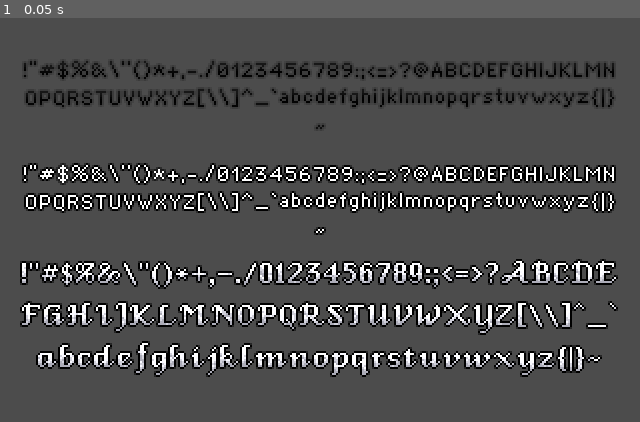
Above: before the commit, frame 1.
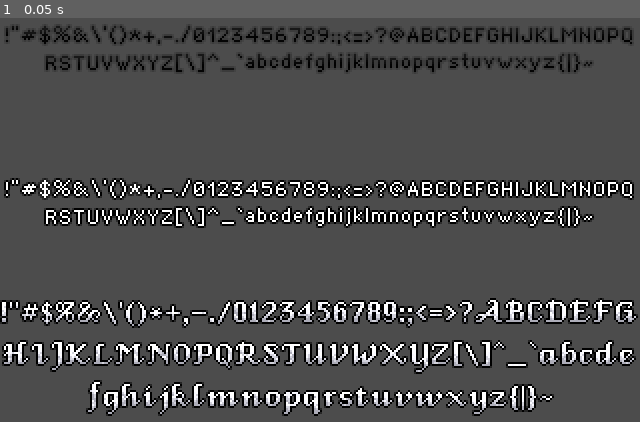
Above: after the commit, the same moment.

Repository: rakkarage/PixelInterface
Game: Godot game, scene res://Fonts.tscn
The game is run twice, just before and just after one commit, with the same random seed, the same clock (stepped at 60 frames per second) and the same inputs.
Inputs:
- Up to frame 1 (0.05 s): no input

The runs differ from the first frame. In frame 1, 30% of the frame differs, in the area x 0-100%, y 1-99%.

Commit message:
x

Diff:
--- a/Fonts.tscn
+++ b/Fonts.tscn
@@ -19,22 +19,25 @@
 }
 
 [node name="VBoxContainer" type="VBoxContainer" parent="CenterContainer"]
-margin_left = 20.0
-margin_top = 86.0
-margin_right = 620.0
-margin_bottom = 394.0
+margin_top = 11.0
+margin_right = 640.0
+margin_bottom = 469.0
 
 [node name="Control1" type="Control" parent="CenterContainer/VBoxContainer"]
-margin_right = 600.0
-margin_bottom = 100.0
-rect_min_size = Vector2( 600, 100 )
+margin_right = 640.0
+margin_bottom = 150.0
+rect_min_size = Vector2( 640, 150 )
+size_flags_horizontal = 3
+size_flags_vertical = 3
 
 [node name="Label" type="Label" parent="CenterContainer/VBoxContainer/Control1"]
-margin_right = 300.0
-margin_bottom = 50.0
+margin_right = 320.0
+margin_bottom = 75.0
 rect_scale = Vector2( 2, 2 )
+size_flags_horizontal = 3
+size_flags_vertical = 3
 custom_fonts/font = ExtResource( 3 )
-text = "!\"#$%&\\''()*+,-./0123456789:;<=>?@ABCDEFGHIJKLMNOPQRSTUVWXYZ[\\\\]^_`abcdefghijklmnopqrstuvwxyz{|}~"
+text = "!\"#$%&\\'()*+,-./0123456789:;<=>?@ABCDEFGHIJKLMNOPQRSTUVWXYZ[\\]^_`abcdefghijklmnopqrstuvwxyz{|}~"
 align = 1
 valign = 1
 autowrap = true
@@ -43,17 +46,21 @@
 }
 
 [node name="Control2" type="Control" parent="CenterContainer/VBoxContainer"]
-margin_top = 104.0
-margin_right = 600.0
-margin_bottom = 204.0
-rect_min_size = Vector2( 600, 100 )
+margin_top = 154.0
+margin_right = 640.0
+margin_bottom = 304.0
+rect_min_size = Vector2( 640, 150 )
+size_flags_horizontal = 3
+size_flags_vertical = 3
 
 [node name="Label" type="Label" parent="CenterContainer/VBoxContainer/Control2"]
-margin_right = 300.0
-margin_bottom = 50.0
+margin_right = 320.0
+margin_bottom = 75.0
 rect_scale = Vector2( 2, 2 )
+size_flags_horizontal = 3
+size_flags_vertical = 3
 custom_fonts/font = ExtResource( 2 )
-text = "!\"#$%&\\''()*+,-./0123456789:;<=>?@ABCDEFGHIJKLMNOPQRSTUVWXYZ[\\\\]^_`abcdefghijklmnopqrstuvwxyz{|}~"
+text = "!\"#$%&\\'()*+,-./0123456789:;<=>?@ABCDEFGHIJKLMNOPQRSTUVWXYZ[\\]^_`abcdefghijklmnopqrstuvwxyz{|}~"
 align = 1
 valign = 1
 autowrap = true
@@ -62,17 +69,21 @@
 }
 
 [node name="Control3" type="Control" parent="CenterContainer/VBoxContainer"]
-margin_top = 208.0
-margin_right = 600.0
-margin_bottom = 308.0
-rect_min_size = Vector2( 600, 100 )
+margin_top = 308.0
+margin_right = 640.0
+margin_bottom = 458.0
+rect_min_size = Vector2( 640, 150 )
+size_flags_horizontal = 3
+size_flags_vertical = 3
 
 [node name="Label" type="Label" parent="CenterContainer/VBoxContainer/Control3"]
-margin_right = 300.0
-margin_bottom = 50.0
+margin_right = 320.0
+margin_bottom = 75.0
 rect_scale = Vector2( 2, 2 )
+size_flags_horizontal = 3
+size_flags_vertical = 3
 custom_fonts/font = ExtResource( 1 )
-text = "!\"#$%&\\''()*+,-./0123456789:;<=>?@ABCDEFGHIJKLMNOPQRSTUVWXYZ[\\\\]^_`abcdefghijklmnopqrstuvwxyz{|}~"
+text = "!\"#$%&\\'()*+,-./0123456789:;<=>?@ABCDEFGHIJKLMNOPQRSTUVWXYZ[\\]^_`abcdefghijklmnopqrstuvwxyz{|}~"
 align = 1
 valign = 1
 autowrap = true
--- /dev/null
+++ b/Theme.tres
@@ -0,0 +1,477 @@
+[gd_resource type="Theme" load_steps=13 format=2]
+
+[ext_resource path="res://Sprite/Stone.png" type="Texture" id=1]
+[ext_resource path="res://Sprite/Button2.png" type="Texture" id=2]
+[ext_resource path="res://Sprite/Button1.png" type="Texture" id=3]
+[ext_resource path="res://Sprite/Button0.png" type="Texture" id=4]
+[ext_resource path="res://Font/Venice.fnt" type="BitmapFont" id=5]
+
+[sub_resource type="StyleBoxTexture" id=1]
+texture = ExtResource( 3 )
+region_rect = Rect2( 0, 0, 32, 32 )
+margin_left = 10.0
+margin_right = 10.0
+margin_top = 14.0
+margin_bottom = 14.0
+
+[sub_resource type="StyleBoxTexture" id=2]
+texture = ExtResource( 4 )
+region_rect = Rect2( 0, 0, 32, 32 )
+margin_left = 10.0
+margin_right = 10.0
+margin_top = 14.0
+margin_bottom = 14.0
+
+[sub_resource type="StyleBoxTexture" id=3]
+texture = ExtResource( 4 )
+region_rect = Rect2( 0, 0, 32, 32 )
+margin_left = 10.0
+margin_right = 10.0
+margin_top = 14.0
+margin_bottom = 14.0
+
+[sub_resource type="StyleBoxTexture" id=4]
+texture = ExtResource( 3 )
+region_rect = Rect2( 0, 0, 32, 32 )
+margin_left = 10.0
+margin_right = 10.0
+margin_top = 14.0
+margin_bottom = 14.0
+
+[sub_resource type="StyleBoxTexture" id=5]
+texture = ExtResource( 2 )
+region_rect = Rect2( 0, 0, 32, 32 )
+margin_left = 10.0
+margin_right = 10.0
+margin_top = 14.0
+margin_bottom = 14.0
+
+[sub_resource type="StyleBoxTexture" id=6]
+texture = ExtResource( 2 )
+region_rect = Rect2( 0, 0, 32, 32 )
+
+[sub_resource type="StyleBoxTexture" id=7]
+texture = ExtResource( 1 )
+region_rect = Rect2( 0, 0, 64, 64 )
+margin_left = 30.0
+margin_right = 30.0
+margin_top = 30.0
+margin_bottom = 30.0
+
+[resource]
+default_font = ExtResource( 5 )
+Button/colors/font_color = Color( 0.88, 0.88, 0.88, 1 )
+Button/colors/font_color_disabled = Color( 0.9, 0.9, 0.9, 0.2 )
+Button/colors/font_color_hover = Color( 0.94, 0.94, 0.94, 1 )
+Button/colors/font_color_pressed = Color( 1, 1, 1, 1 )
+Button/constants/hseparation = 2
+Button/fonts/font = null
+Button/styles/disabled = SubResource( 1 )
+Button/styles/focus = SubResource( 2 )
+Button/styles/hover = SubResource( 3 )
+Button/styles/normal = SubResource( 4 )
+Button/styles/pressed = SubResource( 5 )
+CheckBox/colors/font_color = Color( 0.88, 0.88, 0.88, 1 )
+CheckBox/colors/font_color_disabled = Color( 0.9, 0.9, 0.9, 0.2 )
+CheckBox/colors/font_color_hover = Color( 0.94, 0.94, 0.94, 1 )
+CheckBox/colors/font_color_hover_pressed = Color( 1, 1, 1, 1 )
+CheckBox/colors/font_color_pressed = Color( 1, 1, 1, 1 )
+CheckBox/constants/check_vadjust = 0
+CheckBox/constants/hseparation = 4
+CheckBox/fonts/font = null
+CheckBox/icons/checked = null
+CheckBox/icons/radio_checked = null
+CheckBox/icons/radio_unchecked = null
+CheckBox/icons/unchecked = null
+CheckBox/styles/disabled = SubResource( 6 )
+CheckBox/styles/focus = null
+CheckBox/styles/hover = null
+CheckBox/styles/hover_pressed = null
+CheckBox/styles/normal = null
+CheckBox/styles/pressed = null
+CheckButton/colors/font_color = Color( 0.88, 0.88, 0.88, 1 )
+CheckButton/colors/font_color_disabled = Color( 0.9, 0.9, 0.9, 0.2 )
+CheckButton/colors/font_color_hover = Color( 0.94, 0.94, 0.94, 1 )
+CheckButton/colors/font_color_hover_pressed = Color( 1, 1, 1, 1 )
+CheckButton/colors/font_color_pressed = Color( 1, 1, 1, 1 )
+CheckButton/constants/check_vadjust = 0
+CheckButton/constants/hseparation = 4
+CheckButton/fonts/font = null
+CheckButton/icons/off = null
+CheckButton/icons/off_disabled = null
+CheckButton/icons/on = null
+CheckButton/icons/on_disabled = null
+CheckButton/styles/disabled = null
+CheckButton/styles/focus = null
+CheckButton/styles/hover = null
+CheckButton/styles/hover_pressed = null
+CheckButton/styles/normal = null
+CheckButton/styles/pressed = null
+ColorPicker/constants/h_width = 30
+ColorPicker/constants/label_width = 10
+ColorPicker/constants/margin = 4
+ColorPicker/constants/sv_height = 256
+ColorPicker/constants/sv_width = 256
+ColorPicker/icons/add_preset = null
+ColorPicker/icons/color_hue = null
+ColorPicker/icons/color_sample = null
+ColorPicker/icons/overbright_indicator = null
+ColorPicker/icons/preset_bg = null
+ColorPicker/icons/screen_picker = null
+ColorPickerButton/colors/font_color = Color( 1, 1, 1, 1 )
+ColorPickerButton/colors/font_color_disabled = Color( 0.9, 0.9, 0.9, 0.3 )
+ColorPickerButton/colors/font_color_hover = Color( 1, 1, 1, 1 )
+ColorPickerButton/colors/font_color_pressed = Color( 0.8, 0.8, 0.8, 1 )
+ColorPickerButton/constants/hseparation = 2
+ColorPickerButton/fonts/font = null
+ColorPickerButton/icons/bg = null
+ColorPickerButton/styles/disabled = null
+ColorPickerButton/styles/focus = null
+ColorPickerButton/styles/hover = null
+ColorPickerButton/styles/normal = null
+ColorPickerButton/styles/pressed = null
+Dialogs/constants/button_margin = 32
+Dialogs/constants/margin = 8
+FileDialog/colors/files_disabled = Color( 0, 0, 0, 0.7 )
+FileDialog/colors/folder_icon_modulate = Color( 1, 1, 1, 1 )
+FileDialog/icons/folder = null
+FileDialog/icons/parent_folder = null
+FileDialog/icons/reload = null
+FileDialog/icons/toggle_hidden = null
+Fonts/fonts/large = null
+Fonts/fonts/normal = null
+GraphEdit/colors/activity = Color( 1, 1, 1, 1 )
+GraphEdit/colors/grid_major = Color( 1, 1, 1, 0.2 )
+GraphEdit/colors/grid_minor = Color( 1, 1, 1, 0.05 )
+GraphEdit/colors/selection_fill = Color( 1, 1, 1, 0.3 )
+GraphEdit/colors/selection_stroke = Color( 1, 1, 1, 0.8 )
+GraphEdit/constants/bezier_len_neg = 160
+GraphEdit/constants/bezier_len_pos = 80
+GraphEdit/constants/port_grab_distance_horizontal = 48
+GraphEdit/constants/port_grab_distance_vertical = 6
+GraphEdit/icons/minus = null
+GraphEdit/icons/more = null
+GraphEdit/icons/reset = null
+GraphEdit/icons/snap = null
+GraphEdit/styles/bg = null
+GraphNode/colors/close_color = Color( 0, 0, 0, 1 )
+GraphNode/colors/resizer_color = Color( 0, 0, 0, 1 )
+GraphNode/colors/title_color = Color( 0, 0, 0, 1 )
+GraphNode/constants/close_offset = 18
+GraphNode/constants/port_offset = 3
+GraphNode/constants/separation = 1
+GraphNode/constants/title_offset = 20
+GraphNode/fonts/title_font = null
+GraphNode/icons/close = null
+GraphNode/icons/port = null
+GraphNode/icons/resizer = null
+GraphNode/styles/breakpoint = null
+GraphNode/styles/comment = null
+GraphNode/styles/commentfocus = null
+GraphNode/styles/defaultfocus = null
+GraphNode/styles/defaultframe = null
+GraphNode/styles/frame = null
+GraphNode/styles/position = null
+GraphNode/styles/selectedframe = null
+GridContainer/constants/hseparation = 4
+GridContainer/constants/vseparation = 4
+HBoxContainer/constants/separation = 4
+HScrollBar/icons/decrement = null
+HScrollBar/icons/decrement_highlight = null
+HScrollBar/icons/increment = null
+HScrollBar/icons/increment_highlight = null
+HScrollBar/styles/grabber = null
+HScrollBar/styles/grabber_highlight = null
+HScrollBar/styles/grabber_pressed = null
+HScrollBar/styles/scroll = null
+HScrollBar/styles/scroll_focus = null
+HSeparator/constants/separation = 4
+HSeparator/styles/separator = null
+HSlider/icons/grabber = null
+HSlider/icons/grabber_disabled = null
+HSlider/icons/grabber_highlight = null
+HSlider/icons/tick = null
+HSlider/styles/grabber_area = null
+HSlider/styles/slider = null
+HSplitContainer/constants/autohide = 1
+HSplitContainer/constants/separation = 12
+HSplitContainer/icons/grabber = null
+HSplitContainer/styles/bg = null
+Icons/icons/close = null
+ItemList/colors/font_color = Color( 0.63, 0.63, 0.63, 1 )
+ItemList/colors/font_color_selected = Color( 1, 1, 1, 1 )
+ItemList/colors/guide_color = Color( 0, 0, 0, 0.1 )
+ItemList/constants/hseparation = 4
+ItemList/constants/icon_margin = 4
+ItemList/constants/line_separation = 2
+ItemList/constants/vseparation = 2
+ItemList/fonts/font = null
+ItemList/styles/bg = null
+ItemList/styles/bg_focus = null
+ItemList/styles/cursor = null
+ItemList/styles/cursor_unfocused = null
+ItemList/styles/selected = null
+ItemList/styles/selected_focus = null
+Label/colors/font_color = Color( 1, 1, 1, 1 )
+Label/colors/font_color_shadow = Color( 0, 0, 0, 0 )
+Label/colors/font_outline_modulate = Color( 1, 1, 1, 1 )
+Label/constants/line_spacing = 3
+Label/constants/shadow_as_outline = 0
+Label/constants/shadow_offset_x = 1
+Label/constants/shadow_offset_y = 1
+Label/fonts/font = null
+Label/styles/normal = null
+LineEdit/colors/clear_button_color = Color( 0.88, 0.88, 0.88, 1 )
+LineEdit/colors/clear_button_color_pressed = Color( 1, 1, 1, 1 )
+LineEdit/colors/cursor_color = Color( 0.94, 0.94, 0.94, 1 )
+LineEdit/colors/font_color = Color( 0.88, 0.88, 0.88, 1 )
+LineEdit/colors/font_color_selected = Color( 0, 0, 0, 1 )
+LineEdit/colors/font_color_uneditable = Color( 0.88, 0.88, 0.88, 0.5 )
+LineEdit/colors/selection_color = Color( 0.49, 0.49, 0.49, 1 )
+LineEdit/constants/minimum_spaces = 12
+LineEdit/fonts/font = null
+LineEdit/icons/clear = null
+LineEdit/styles/focus = null
+LineEdit/styles/normal = null
+LineEdit/styles/read_only = null
+LinkButton/colors/font_color = Color( 0.88, 0.88, 0.88, 1 )
+LinkButton/colors/font_color_hover = Color( 0.94, 0.94, 0.94, 1 )
+LinkButton/colors/font_color_pressed = Color( 1, 1, 1, 1 )
+LinkButton/constants/underline_spacing = 2
+LinkButton/fonts/font = null
+LinkButton/styles/focus = null
+MarginContainer/constants/margin_bottom = 0
+MarginContainer/constants/margin_left = 0
+MarginContainer/constants/margin_right = 0
+MarginContainer/constants/margin_top = 0
+MenuButton/colors/font_color = Color( 0.88, 0.88, 0.88, 1 )
+MenuButton/colors/font_color_disabled = Color( 1, 1, 1, 0.3 )
+MenuButton/colors/font_color_hover = Color( 0.94, 0.94, 0.94, 1 )
+MenuButton/colors/font_color_pressed = Color( 1, 1, 1, 1 )
+MenuButton/constants/hseparation = 3
+MenuButton/fonts/font = null
+MenuButton/styles/disabled = null
+MenuButton/styles/focus = null
+MenuButton/styles/hover = null
+MenuButton/styles/normal = null
+MenuButton/styles/pressed = null
+OptionButton/colors/font_color = Color( 0.88, 0.88, 0.88, 1 )
+OptionButton/colors/font_color_disabled = Color( 0.9, 0.9, 0.9, 0.2 )
+OptionButton/colors/font_color_hover = Color( 0.94, 0.94, 0.94, 1 )
+OptionButton/colors/font_color_pressed = Color( 1, 1, 1, 1 )
+OptionButton/constants/arrow_margin = 2
+OptionButton/constants/hseparation = 2
+OptionButton/fonts/font = null
+OptionButton/icons/arrow = null
+OptionButton/styles/disabled = null
+OptionButton/styles/focus = null
+OptionButton/styles/hover = null
+OptionButton/styles/normal = null
+OptionButton/styles/pressed = null
+Panel/styles/panel = SubResource( 7 )
+PanelContainer/styles/panel = null
+PopupDialog/styles/panel = null
+PopupMenu/colors/font_color = Color( 0.88, 0.88, 0.88, 1 )
+PopupMenu/colors/font_color_accel = Color( 0.7, 0.7, 0.7, 0.8 )
+PopupMenu/colors/font_color_disabled = Color( 0.4, 0.4, 0.4, 0.8 )
+PopupMenu/colors/font_color_hover = Color( 0.88, 0.88, 0.88, 1 )
+PopupMenu/constants/hseparation = 4
+PopupMenu/constants/vseparation = 4
+PopupMenu/fonts/font = null
+PopupMenu/icons/checked = null
+PopupMenu/icons/radio_checked = null
+PopupMenu/icons/radio_unchecked = null
+PopupMenu/icons/submenu = null
+PopupMenu/icons/unchecked = null
+PopupMenu/styles/hover = null
+PopupMenu/styles/labeled_separator_left = null
+PopupMenu/styles/labeled_separator_right = null
+PopupMenu/styles/panel = null
+PopupMenu/styles/panel_disabled = null
+PopupMenu/styles/separator = null
+PopupPanel/styles/panel = null
+ProgressBar/colors/font_color = Color( 0.94, 0.94, 0.94, 1 )
+ProgressBar/colors/font_color_shadow = Color( 0, 0, 0, 1 )
+ProgressBar/fonts/font = null
+ProgressBar/styles/bg = null
+ProgressBar/styles/fg = null
+RichTextLabel/colors/default_color = Color( 1, 1, 1, 1 )
+RichTextLabel/colors/font_color_selected = Color( 0.49, 0.49, 0.49, 1 )
+RichTextLabel/colors/font_color_shadow = Color( 0, 0, 0, 0 )
+RichTextLabel/colors/selection_color = Color( 0.1, 0.1, 1, 0.8 )
+RichTextLabel/constants/line_separation = 1
+RichTextLabel/constants/shadow_as_outline = 0
+RichTextLabel/constants/shadow_offset_x = 1
+RichTextLabel/constants/shadow_offset_y = 1
+RichTextLabel/constants/table_hseparation = 3
+RichTextLabel/constants/table_vseparation = 3
+RichTextLabel/fonts/bold_font = null
+RichTextLabel/fonts/bold_italics_font = null
+RichTextLabel/fonts/italics_font = null
+RichTextLabel/fonts/mono_font = null
+RichTextLabel/fonts/normal_font = null
+RichTextLabel/styles/focus = null
+RichTextLabel/styles/normal = null
+ScrollContainer/styles/bg = null
+SpinBox/icons/updown = null
+TabContainer/colors/font_color_bg = Color( 0.69, 0.69, 0.69, 1 )
+TabContainer/colors/font_color_disabled = Color( 0.9, 0.9, 0.9, 0.2 )
+TabContainer/colors/font_color_fg = Color( 0.94, 0.94, 0.94, 1 )
+TabContainer/constants/hseparation = 4
+TabContainer/constants/label_valign_bg = 2
+TabContainer/constants/label_valign_fg = 0
+TabContainer/constants/side_margin = 8
+TabContainer/constants/top_margin = 24
+TabContainer/fonts/font = null
+TabContainer/icons/decrement = null
+TabContainer/icons/decrement_highlight = null
+TabContainer/icons/increment = null
+TabContainer/icons/increment_highlight = null
+TabContainer/icons/menu = null
+TabContainer/icons/menu_highlight = null
+TabContainer/styles/panel = null
+TabContainer/styles/tab_bg = null
+TabContainer/styles/tab_disabled = null
+TabContainer/styles/tab_fg = null
+Tabs/colors/font_color_bg = Color( 0.69, 0.69, 0.69, 1 )
+Tabs/colors/font_color_disabled = Color( 0.9, 0.9, 0.9, 0.2 )
+Tabs/colors/font_color_fg = Color( 0.94, 0.94, 0.94, 1 )
+Tabs/constants/hseparation = 4
+Tabs/constants/label_valign_bg = 2
+Tabs/constants/label_valign_fg = 0
+Tabs/constants/top_margin = 24
+Tabs/fonts/font = null
+Tabs/icons/close = null
+Tabs/icons/decrement = null
+Tabs/icons/decrement_highlight = null
+Tabs/icons/increment = null
+Tabs/icons/increment_highlight = null
+Tabs/styles/button = null
+Tabs/styles/button_pressed = null
+Tabs/styles/panel = null
+Tabs/styles/tab_bg = null
+Tabs/styles/tab_disabled = null
+Tabs/styles/tab_fg = null
+TextEdit/colors/background_color = Color( 0, 0, 0, 0 )
+TextEdit/colors/bookmark_color = Color( 0.08, 0.49, 0.98, 1 )
+TextEdit/colors/brace_mismatch_color = Color( 1, 0.2, 0.2, 1 )
+TextEdit/colors/breakpoint_color = Color( 0.8, 0.8, 0.4, 0.2 )
+TextEdit/colors/caret_background_color = Color( 0, 0, 0, 1 )
+TextEdit/colors/caret_color = Color( 0.88, 0.88, 0.88, 1 )
+TextEdit/colors/code_folding_color = Color( 0.8, 0.8, 0.8, 0.8 )
+TextEdit/colors/completion_background_color = Color( 0.17, 0.16, 0.2, 1 )
+TextEdit/colors/completion_existing_color = Color( 0.87, 0.87, 0.87, 0.13 )
+TextEdit/colors/completion_font_color = Color( 0.67, 0.67, 0.67, 1 )
+TextEdit/colors/completion_scroll_color = Color( 1, 1, 1, 1 )
+TextEdit/colors/completion_selected_color = Color( 0.26, 0.26, 0.27, 1 )
+TextEdit/colors/current_line_color = Color( 0.25, 0.25, 0.26, 0.8 )
+TextEdit/colors/executing_line_color = Color( 0.2, 0.8, 0.2, 0.4 )
+TextEdit/colors/font_color = Color( 0.88, 0.88, 0.88, 1 )
+TextEdit/colors/font_color_readonly = Color( 0.88, 0.88, 0.88, 0.5 )
+TextEdit/colors/font_color_selected = Color( 0, 0, 0, 1 )
+TextEdit/colors/function_color = Color( 0.4, 0.64, 0.81, 1 )
+TextEdit/colors/line_number_color = Color( 0.67, 0.67, 0.67, 0.4 )
+TextEdit/colors/mark_color = Color( 1, 0.4, 0.4, 0.4 )
+TextEdit/colors/member_variable_color = Color( 0.9, 0.31, 0.35, 1 )
+TextEdit/colors/number_color = Color( 0.92, 0.58, 0.2, 1 )
+TextEdit/colors/safe_line_number_color = Color( 0.67, 0.78, 0.67, 0.6 )
+TextEdit/colors/selection_color = Color( 0.49, 0.49, 0.49, 1 )
+TextEdit/colors/symbol_color = Color( 0.94, 0.94, 0.94, 1 )
+TextEdit/colors/word_highlighted_color = Color( 0.8, 0.9, 0.9, 0.15 )
+TextEdit/constants/completion_lines = 7
+TextEdit/constants/completion_max_width = 50
+TextEdit/constants/completion_scroll_width = 3
+TextEdit/constants/line_spacing = 4
+TextEdit/fonts/font = null
+TextEdit/icons/fold = null
+TextEdit/icons/folded = null
+TextEdit/icons/space = null
+TextEdit/icons/tab = null
+TextEdit/styles/completion = null
+TextEdit/styles/focus = null
+TextEdit/styles/normal = null
+TextEdit/styles/read_only = null
+ToolButton/colors/font_color = Color( 0.88, 0.88, 0.88, 1 )
+ToolButton/colors/font_color_disabled = Color( 0.9, 0.95, 1, 0.3 )
+ToolButton/colors/font_color_hover = Color( 0.94, 0.94, 0.94, 1 )
+ToolButton/colors/font_color_pressed = Color( 1, 1, 1, 1 )
+ToolButton/constants/hseparation = 3
+ToolButton/fonts/font = null
+ToolButton/styles/disabled = null
+ToolButton/styles/focus = null
+ToolButton/styles/hover = null
+ToolButton/styles/normal = null
+ToolButton/styles/pressed = null
+TooltipLabel/colors/font_color = Color( 0, 0, 0, 1 )
+TooltipLabel/colors/font_color_shadow = Color( 0, 0, 0, 0.1 )
+TooltipLabel/constants/shadow_offset_x = 1
+TooltipLabel/constants/shadow_offset_y = 1
+TooltipLabel/fonts/font = null
+TooltipPanel/styles/panel = null
+Tree/colors/custom_button_font_highlight = Color( 0.94, 0.94, 0.94, 1 )
+Tree/colors/drop_position_color = Color( 1, 0.3, 0.2, 1 )
+Tree/colors/font_color = Color( 0.69, 0.69, 0.69, 1 )
+Tree/colors/font_color_selected = Color( 1, 1, 1, 1 )
+Tree/colors/guide_color = Color( 0, 0, 0, 0.1 )
+Tree/colors/relationship_line_color = Color( 0.27, 0.27, 0.27, 1 )
+Tree/colors/title_button_color = Color( 0.88, 0.88, 0.88, 1 )
+Tree/constants/button_margin = 4
+Tree/constants/draw_guides = 1
+Tree/constants/draw_relationship_lines = 0
+Tree/constants/hseparation = 4
+Tree/constants/item_margin = 12
+Tree/constants/scroll_border = 4
+Tree/constants/scroll_speed = 12
+Tree/constants/vseparation = 4
+Tree/fonts/font = null
+Tree/fonts/title_button_font = null
+Tree/icons/arrow = null
+Tree/icons/arrow_collapsed = null
+Tree/icons/checked = null
+Tree/icons/select_arrow = null
+Tree/icons/unchecked = null
+Tree/icons/updown = null
+Tree/styles/bg = null
+Tree/styles/bg_focus = null
+Tree/styles/button_pressed = null
+Tree/styles/cursor = null
+Tree/styles/cursor_unfocused = null
+Tree/styles/custom_button = null
+Tree/styles/custom_button_hover = null
+Tree/styles/custom_button_pressed = null
+Tree/styles/selected = null
+Tree/styles/selected_focus = null
+Tree/styles/title_button_hover = null
+Tree/styles/title_button_normal = null
+Tree/styles/title_button_pressed = null
+VBoxContainer/constants/separation = 4
+VScrollBar/icons/decrement = null
+VScrollBar/icons/decrement_highlight = null
+VScrollBar/icons/increment = null
+VScrollBar/icons/increment_highlight = null
+VScrollBar/styles/grabber = null
+VScrollBar/styles/grabber_highlight = null
+VScrollBar/styles/grabber_pressed = null
+VScrollBar/styles/scroll = null
+VScrollBar/styles/scroll_focus = null
+VSeparator/constants/separation = 4
+VSeparator/styles/separator = null
+VSlider/icons/grabber = null
+VSlider/icons/grabber_disabled = null
+VSlider/icons/grabber_highlight = null
+VSlider/icons/tick = null
+VSlider/styles/grabber_area = null
+VSlider/styles/slider = null
+VSplitContainer/constants/autohide = 1
+VSplitContainer/constants/separation = 12
+VSplitContainer/icons/grabber = null
+VSplitContainer/styles/bg = null
+WindowDialog/colors/title_color = Color( 0, 0, 0, 1 )
+WindowDialog/constants/close_h_ofs = 18
+WindowDialog/constants/close_v_ofs = 18
+WindowDialog/constants/scaleborder_size = 4
+WindowDialog/constants/title_height = 20
+WindowDialog/fonts/title_font = null
+WindowDialog/icons/close = null
+WindowDialog/icons/close_highlight = null
+WindowDialog/styles/panel = null
--- a/Theme/ButtonDisabled.tres
+++ /dev/null
@@ -1,11 +0,0 @@
-[gd_resource type="StyleBoxTexture" load_steps=2 format=2]
-
-[ext_resource path="res://Sprite/Button1.png" type="Texture" id=1]
-
-[resource]
-texture = ExtResource( 1 )
-region_rect = Rect2( 0, 0, 32, 32 )
-margin_left = 10.0
-margin_right = 10.0
-margin_top = 14.0
-margin_bottom = 14.0
--- a/Theme/ButtonFocus.tres
+++ /dev/null
@@ -1,11 +0,0 @@
-[gd_resource type="StyleBoxTexture" load_steps=2 format=2]
-
-[ext_resource path="res://Sprite/Button0.png" type="Texture" id=1]
-
-[resource]
-texture = ExtResource( 1 )
-region_rect = Rect2( 0, 0, 32, 32 )
-margin_left = 10.0
-margin_right = 10.0
-margin_top = 14.0
-margin_bottom = 14.0
--- a/Theme/ButtonHover.tres
+++ /dev/null
@@ -1,11 +0,0 @@
-[gd_resource type="StyleBoxTexture" load_steps=2 format=2]
-
-[ext_resource path="res://Sprite/Button0.png" type="Texture" id=1]
-
-[resource]
-texture = ExtResource( 1 )
-region_rect = Rect2( 0, 0, 32, 32 )
-margin_left = 10.0
-margin_right = 10.0
-margin_top = 14.0
-margin_bottom = 14.0
--- a/Theme/ButtonNormal.tres
+++ /dev/null
@@ -1,11 +0,0 @@
-[gd_resource type="StyleBoxTexture" load_steps=2 format=2]
-
-[ext_resource path="res://Sprite/Button1.png" type="Texture" id=1]
-
-[resource]
-texture = ExtResource( 1 )
-region_rect = Rect2( 0, 0, 32, 32 )
-margin_left = 10.0
-margin_right = 10.0
-margin_top = 14.0
-margin_bottom = 14.0
--- a/Theme/ButtonPressed.tres
+++ /dev/null
@@ -1,11 +0,0 @@
-[gd_resource type="StyleBoxTexture" load_steps=2 format=2]
-
-[ext_resource path="res://Sprite/Button2.png" type="Texture" id=1]
-
-[resource]
-texture = ExtResource( 1 )
-region_rect = Rect2( 0, 0, 32, 32 )
-margin_left = 10.0
-margin_right = 10.0
-margin_top = 14.0
-margin_bottom = 14.0
--- a/Theme/Theme.tres
+++ /dev/null
@@ -1,22 +0,0 @@
-[gd_resource type="Theme" load_steps=7 format=2]
-
-[ext_resource path="res://Font/Venice.fnt" type="BitmapFont" id=1]
-[ext_resource path="res://Theme/ButtonHover.tres" type="StyleBox" id=2]
-[ext_resource path="res://Theme/ButtonDisabled.tres" type="StyleBox" id=3]
-[ext_resource path="res://Theme/ButtonNormal.tres" type="StyleBox" id=4]
-[ext_resource path="res://Theme/ButtonFocus.tres" type="StyleBox" id=5]
-[ext_resource path="res://Theme/ButtonPressed.tres" type="StyleBox" id=6]
-
-[resource]
-default_font = ExtResource( 1 )
-Button/colors/font_color = Color( 0.88, 0.88, 0.88, 1 )
-Button/colors/font_color_disabled = Color( 0.9, 0.9, 0.9, 0.2 )
-Button/colors/font_color_hover = Color( 0.94, 0.94, 0.94, 1 )
-Button/colors/font_color_pressed = Color( 1, 1, 1, 1 )
-Button/constants/hseparation = 2
-Button/fonts/font = null
-Button/styles/disabled = ExtResource( 3 )
-Button/styles/focus = ExtResource( 5 )
-Button/styles/hover = ExtResource( 2 )
-Button/styles/normal = ExtResource( 4 )
-Button/styles/pressed = ExtResource( 6 )
